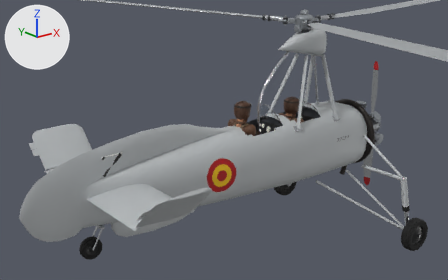
Renders of the glTF model public/models/cierva_c30a.glb from each side of a commit.
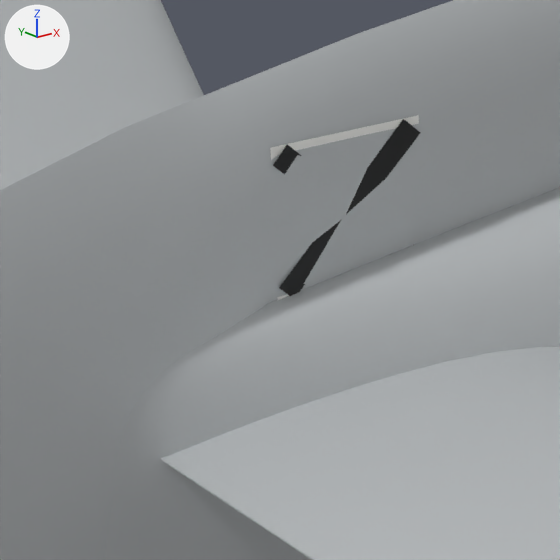
The first picture shows the older version from a 50 mm lens placed at (-6.38, -6.15, 2.83), pointed at (-1.35, 0.14, 0.31). The close-ups show the older and then the newer version on the part from 14% to 32% of the width and 49% to 76% of the height of that picture. Only the edits that show in the close-ups are written down. Every picture has the same lights, and +X, +Y and +Z are marked at upper left. Vertices at exactly the same position are counted once.

In view in the first close-up: 'airframe'.
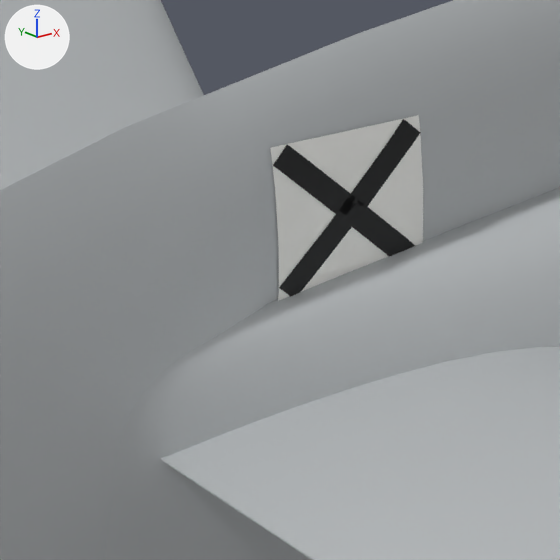
Where the change shows, as pixel boxes (x1, y1, x2, y2) in the close-ups (560 x 560 px):
part 1 of me_airframe, added
    after: (270, 115, 423, 301)

Edits to the bpy script that builds the scene:
```text
Change me_airframe:
    used by ob_airframe; location = (0.0, 0.0, 0.0)
    remove me_airframe.from_pydata(...)  # 32276 vertices, 62336 faces; spans x -4.28..1.61, y -1.53..1.53, z -1.29..1.72
    add me_airframe.from_pydata(...)  # 32976 vertices, 63516 faces; spans x -4.28..1.61, y -1.53..1.53, z -1.29..1.72
    me_airframe part 1: 1708 vertices added at x -3.28..-3.02, y -0.05..0.05, z 0.27..0.53
    other edits to the shape of me_airframe do not show in these pictures
    remove me_airframe.materials.append(mat_gauge_face)  # white #e9e6da
```
